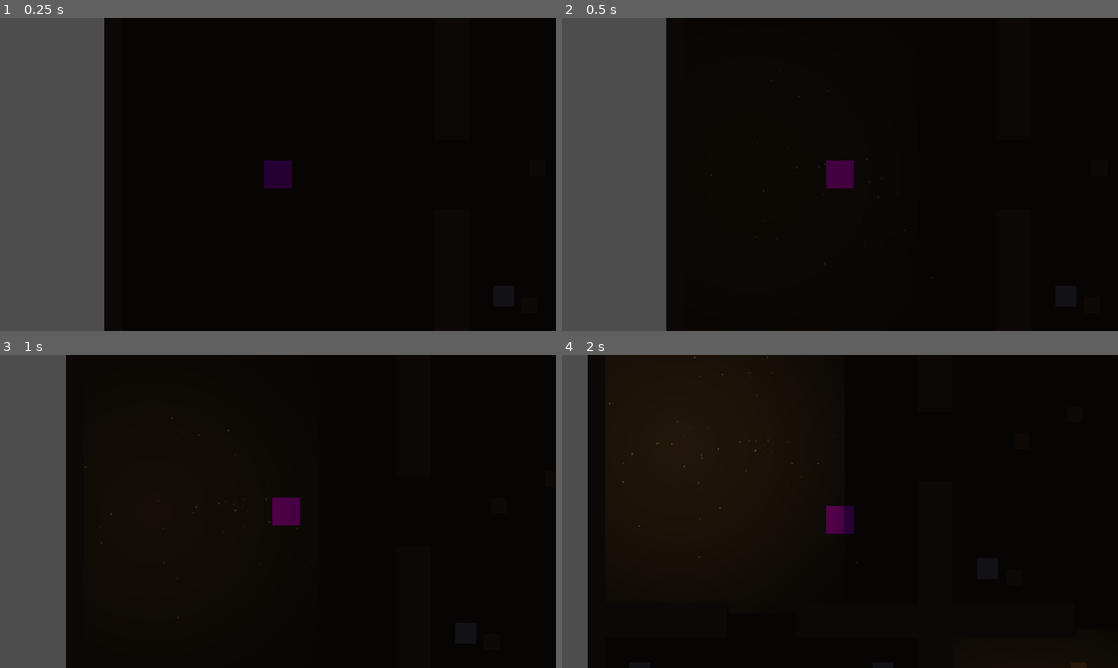
Above: before the commit, frames 1-4 (two rows, left to right).
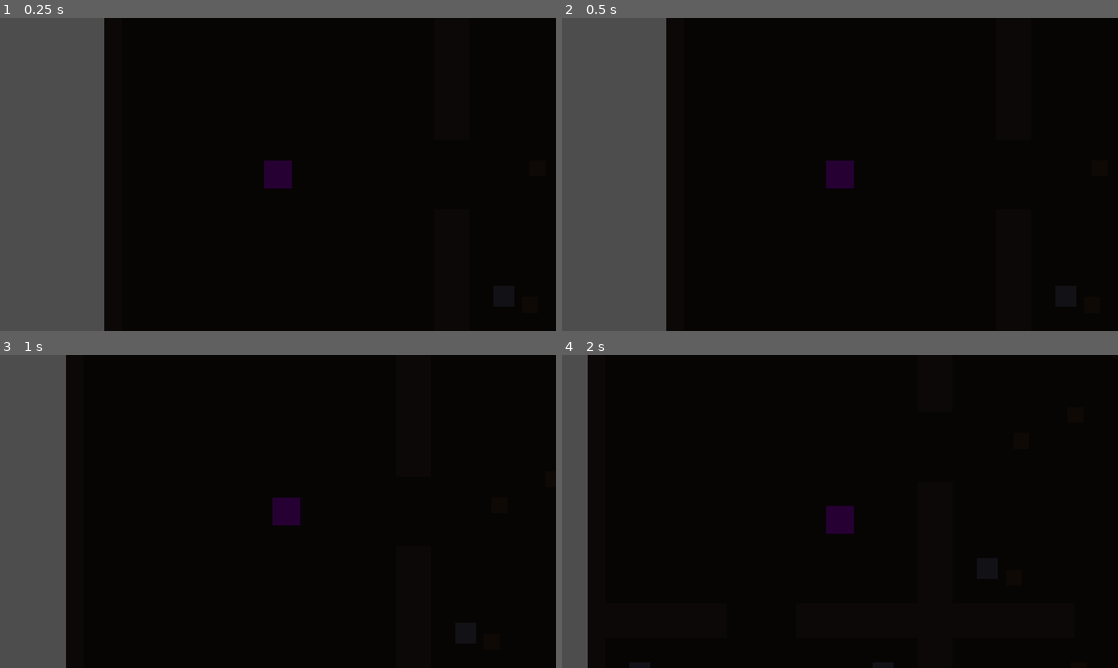
Above: after the commit, the same moments.

Repository: Lohrel/WlademirBizarreAdventures
Game: Godot game, scene res://scenes/level_generator.tscn
The game is run twice, just before and just after one commit, with the same random seed, the same clock (stepped at 60 frames per second) and the same inputs.
Inputs:
- Up to frame 1 (0.25 s): no input
- Up to frame 2 (0.5 s): no input
- Up to frame 3 (1 s): tap Enter at 0.5 s; hold Right (ui_right) from 0.53 s (still down)
- Up to frame 4 (2 s): release Right (ui_right) at 1.28 s; hold Down (ui_down) from 1.28 s (still down)

Frame 1 is identical in both runs. In frame 2, 0.5% of the frame differs, in the area x 26-53%, y 19-72%; in frame 3, 0.5%; in frame 4, 1.9%, in the area x 8-95%, y 0-100%.

Commit message:
Moonlight and Fireflies

Diff:
--- a/scenes/box.tscn
+++ b/scenes/box.tscn
@@ -1,20 +1,26 @@
-[gd_scene load_steps=3 format=3]
+[gd_scene format=3 uid="uid://dlpqkjfo2mir2"]
 
 [sub_resource type="RectangleShape2D" id="RectangleShape2D_1"]
 size = Vector2(18, 18)
 
-[node name="Box" type="RigidBody2D"]
+[sub_resource type="OccluderPolygon2D" id="OccluderPolygon2D_on5l8"]
+polygon = PackedVector2Array(-12, -12, 12, -12, 12, 12, -12, 12)
+
+[node name="Box" type="RigidBody2D" unique_id=719875325]
 mass = 3.5
 gravity_scale = 0.0
 lock_rotation = true
 linear_damp = 14.0
 
-[node name="ColorRect" type="ColorRect" parent="."]
+[node name="ColorRect" type="ColorRect" parent="." unique_id=359627989]
 offset_left = -9.0
 offset_top = -9.0
 offset_right = 9.0
 offset_bottom = 9.0
 color = Color(0.380392, 0.231373, 0.101961, 1)
 
-[node name="CollisionShape2D" type="CollisionShape2D" parent="."]
+[node name="CollisionShape2D" type="CollisionShape2D" parent="." unique_id=734505952]
 shape = SubResource("RectangleShape2D_1")
+
+[node name="LightOccluder2D" type="LightOccluder2D" parent="." unique_id=1191848653]
+occluder = SubResource("OccluderPolygon2D_on5l8")
--- a/scenes/room.tscn
+++ b/scenes/room.tscn
@@ -23,6 +23,16 @@
 
 [sub_resource type="OccluderPolygon2D" id="OccluderPolygon2D_DoorHoriz"]
 polygon = PackedVector2Array(-40, -10, 40, -10, 40, 10, -40, 10)
+
+[sub_resource type="CanvasItemMaterial" id="CanvasItemMaterial_Firefly"]
+blend_mode = 1
+light_mode = 2
+
+[sub_resource type="GradientTexture2D" id="GradientTexture2D_Firefly"]
+gradient = SubResource("Gradient_1")
+fill = 1
+fill_from = Vector2(0.5, 0.5)
+fill_to = Vector2(1, 1)
 
 [node name="Room" type="Node2D"]
 script = ExtResource("1_gw2vq")
@@ -38,6 +48,7 @@
 [node name="Sunlight" type="PointLight2D" parent="."]
 color = Color(1, 0.901961, 0.470588, 1)
 energy = 2.0
+range_item_cull_mask = 3
 shadow_enabled = true
 texture = SubResource("GradientTexture2D_Light")
 texture_scale = 6.0
@@ -61,6 +72,57 @@
 scale_amount_max = 2.0
 color = Color(1, 0.941176, 0.705882, 0.392157)
 
+[node name="Moonlight" type="PointLight2D" parent="."]
+color = Color(0.2, 0.4, 1, 1)
+energy = 0.0
+range_item_cull_mask = 3
+shadow_enabled = true
+texture = SubResource("GradientTexture2D_Light")
+texture_scale = 5.0
+
+[node name="MoonDustParticles" type="CPUParticles2D" parent="Moonlight"]
+amount = 50
+lifetime = 4.0
+preprocess = 2.0
+speed_scale = 0.3
+randomness = 0.9
+emission_shape = 1
+emission_sphere_radius = 150.0
+gravity = Vector2(0, 5)
+initial_velocity_min = 1.0
+initial_velocity_max = 5.0
+scale_amount_min = 0.3
+scale_amount_max = 1.2
+color = Color(0.7, 0.8, 1, 0.3)
+
+[node name="Fireflies" type="CPUParticles2D" parent="."]
+material = SubResource("CanvasItemMaterial_Firefly")
+z_index = 4
+amount = 12
+lifetime = 4.0
+preprocess = 5.0
+speed_scale = 0.4
+randomness = 1.0
+emission_shape = 3
+emission_rect_extents = Vector2(40, 40)
+spread = 180.0
+gravity = Vector2(0, 0)
+initial_velocity_min = 30.0
+initial_velocity_max = 50.0
+damping_min = 12.0
+damping_max = 24.0
+scale_amount_min = 0.8
+scale_amount_max = 1.8
+color = Color(0.4, 1, 0.2, 1)
+hue_variation_min = -0.05
+hue_variation_max = 0.05
+
+[node name="FireflyLight" type="PointLight2D" parent="Fireflies"]
+color = Color(0.4, 1, 0.2, 1)
+energy = 0.0
+texture = SubResource("GradientTexture2D_Firefly")
+texture_scale = 2.0
+
 [node name="Walls" type="Node2D" parent="."]
 
 [node name="WallNorthLeft" type="StaticBody2D" parent="Walls"]
--- a/scripts/room.gd
+++ b/scripts/room.gd
@@ -5,6 +5,9 @@
 @onready var door_east = $DoorEast
 @onready var door_west = $DoorWest
 @onready var sunlight = $Sunlight
+@onready var moonlight = $Moonlight
+@onready var fireflies = $Fireflies
+@onready var firefly_light = $Fireflies/FireflyLight
 
 # Pré-carregamento dos objetos para a geração procedural
 var pillar_scene = preload("res://scenes/pillar.tscn")
@@ -12,6 +15,22 @@
 
 # Variável que guarda se a sala tem teto aberto (usado para movimentar o sol)
 var has_open_ceiling = false
+
+func _ready():
+	# Força a luz dos vagalumes a ser circular e suave (conserta o bug do quadrado)
+	var grad = Gradient.new()
+	grad.offsets = [0.0, 0.8]
+	grad.colors = [Color(1,1,1,1), Color(1,1,1,0)]
+
+	var tex = GradientTexture2D.new()
+	tex.gradient = grad
+	tex.fill = GradientTexture2D.FILL_RADIAL
+	tex.fill_from = Vector2(0.5, 0.5)
+	tex.fill_to = Vector2(1.0, 1.0)
+	tex.width = 64
+	tex.height = 64
+
+	firefly_light.texture = tex
 
 func setup_room(has_north: bool, has_south: bool, has_east: bool, has_west: bool, is_open: bool):
 	# Salva se a sala tem teto aberto
@@ -32,6 +51,11 @@
 	door_west.get_node("CollisionShape2D").disabled = has_west
 
 	sunlight.visible = is_open
+	moonlight.visible = is_open
+
+	# Posiciona os vagalumes em um lugar central da sala (longe das paredes)
+	fireflies.position = Vector2(randf_range(-100, 100), randf_range(-100, 100))
+	fireflies.emitting = false # Começam desligados
 
 	# Só gera objetos se a sala NÃO for a inicial (0,0) para não prender o player
 	if global_position != Vector2.ZERO:
@@ -71,19 +95,39 @@
 
 	var generator = get_parent()
 	if generator and "sun_time" in generator:
-		var st = generator.sun_time
+		# O st vai de 0 até 2*PI (aprox 6.28)
+		# Vamos usar o fmod para garantir que o tempo resete corretamente
+		var st = fmod(generator.sun_time, TAU)
 
-		# Movimento em LINHA RETA (Oeste para Leste)
-		# O sinal '-' inverte para começar na esquerda
-		# O valor '100' mantém o sol longe das paredes
-		var tx = -cos(st) * 100.0
-		var ty = 0.0 # Linha reta no centro da sala
+		# --- CICLO DO SOL (Brilha entre 0.5 e 2.6) ---
+		var sun_val = sin(st)
+		if sun_val > 0.3: # Só liga se o sol estiver "alto"
+			sunlight.visible = true
+			sunlight.position.x = -cos(st) * 120.0
+			sunlight.energy = (sun_val - 0.3) * 3.0
+		else:
+			sunlight.visible = false
 
-		sunlight.position = Vector2(tx, ty)
+		# --- CICLO DA LUA (Brilha entre 3.6 e 5.8) ---
+		# A lua é o oposto (st + PI)
+		var moon_st = fmod(st + PI, TAU)
+		var moon_val = sin(moon_st)
 
-		# Intensidade baseada no Seno (brilha no meio, some nas pontas)
-		var intensity = max(0, sin(st))
-		sunlight.energy = intensity * 2.0
+		if moon_val > 0.4: # Só liga se a lua estiver "alta"
+			moonlight.visible = true
+			moonlight.position.x = -cos(moon_st) * 120.0
+			moonlight.energy = (moon_val - 0.4) * 1.8
+			fireflies.emitting = true
 
-		# Visibilidade (Noite)
-		sunlight.visible = intensity > 0.05
+			# --- MÁSCARA DE LUZ ---
+			# Verifica a distância entre os vagalumes e a posição da LUA
+			var dist = abs(fireflies.position.x - moonlight.position.x)
+			if dist < 80: # Se estiver dentro do feixe (largura aproximada de 80px)
+				firefly_light.visible = true
+				firefly_light.energy = (0.3 + randf() * 0.3) * (1.0 - dist/80.0)
+			else:
+				firefly_light.visible = false
+		else:
+			moonlight.visible = false
+			fireflies.emitting = false
+			firefly_light.visible = false
Not shown: 1 places in scenes/room.tscn that only renumber resources
